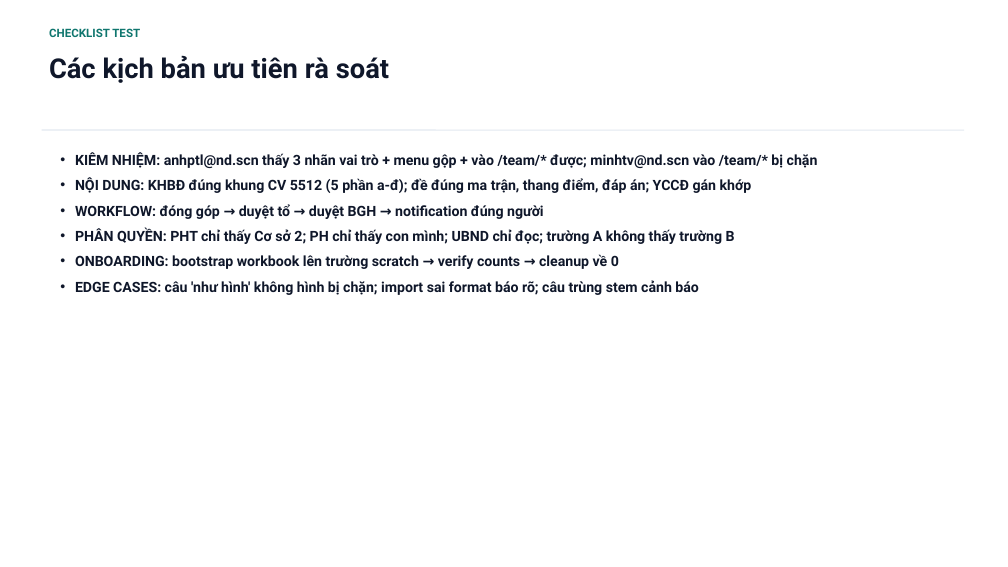
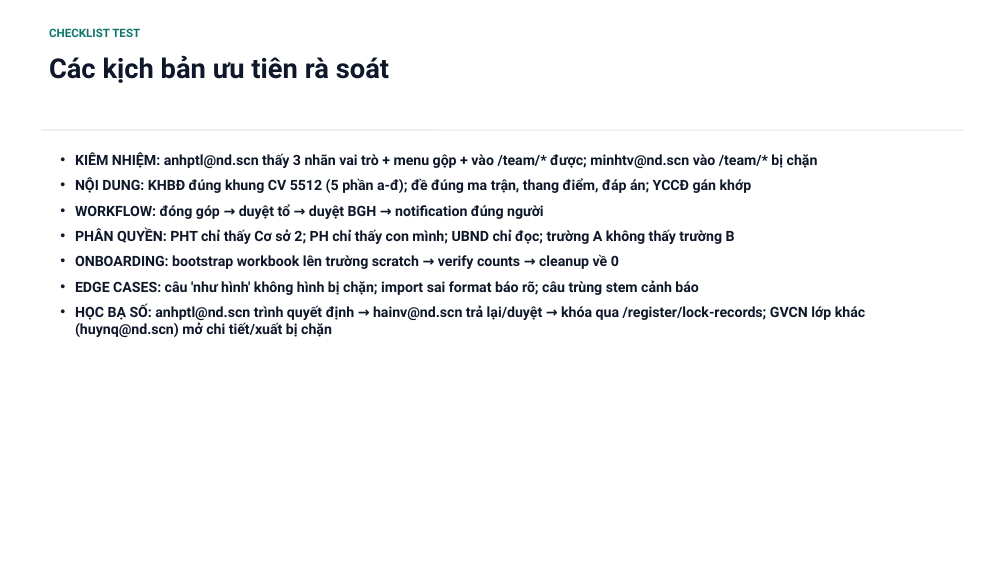
Before and after one commit to saintzzz/so-chu-nhiem-so, a slide deck: slide 24 of docs/user-guide/USER-GUIDE-vieschool.pptx (slide 23 before the commit). Drawn at 1008x567 pixels with LibreOffice and Linux fonts; fonts in the diff are those of the drawing. Boxes give left, top, right and bottom in pixels: in the first picture for what was removed or moved away, otherwise in the second. Text is boxed around its words. In the diff, an @@ line names an element or a change of style, - is before the commit and + after.

```diff
--- a/docs/user-guide/USER-GUIDE-vieschool.pptx
+++ b/docs/user-guide/USER-GUIDE-vieschool.pptx
@@ text at <box>75,304,865,337</box>: paragraph added @@
+• HỌC BẠ SỐ: anhptl@nd.scn trình quyết định → hainv@nd.scn trả lại/duyệt → khóa qua /register/lock-records; GVCN lớp khác (huynq@nd.scn) mở chi tiết/xuất bị chặn
```
Also in this commit, not shown: 2 other slides changed, 1 slide added, 5 other files.
